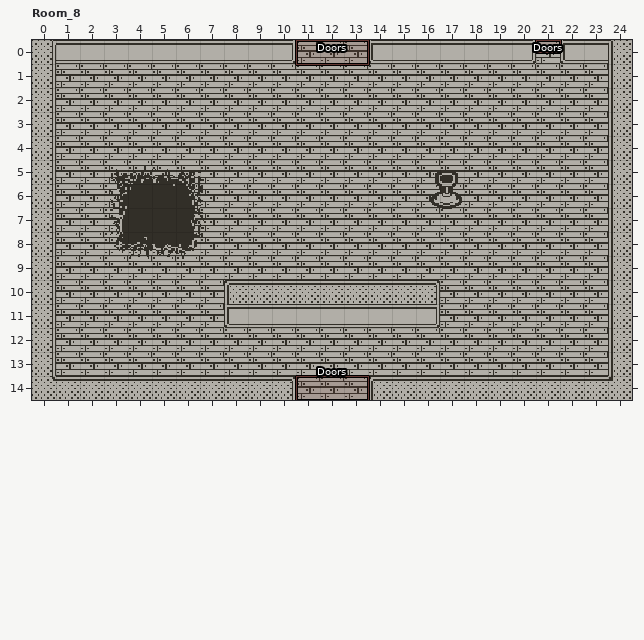
LDtk project -- LDTK/DPplaydate.ldtk. The picture above was drawn from the file before the commit.
Cells are 16x16 px. Shown: Room_8 x 0..24, y 0..14. The commit also changed other parts of the map, which this record leaves out.
The result:
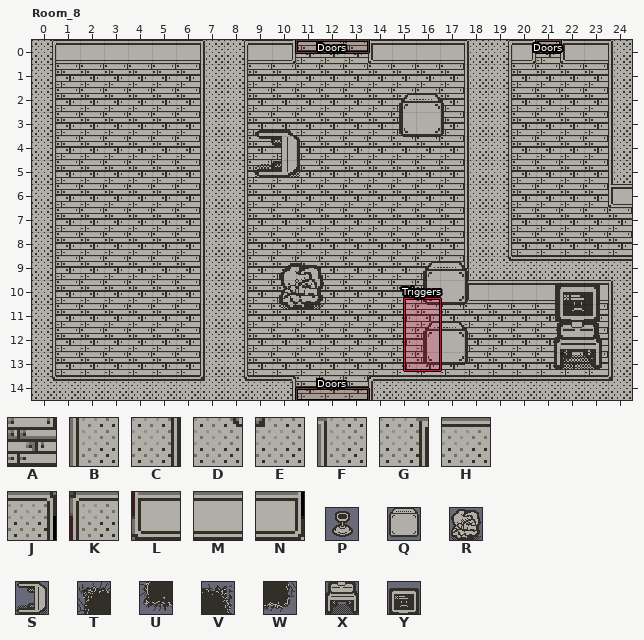
Key: from "BGTilemap": A 5, B 7, C 9, D 10, E 11, F 14, G 15, H 20, J 22, K 23, L 41, M 42, N 43; from "Items": P 3; from "Props": Q 2, R 3, S 6, T 23, U 25, V 29, W 31, X 35, Y 42.
_ is an empty cell.
Objects are placed by their top-left corner, in cells (3,4 is the top-left corner of cell 3,4); size is 1x1 cell unless given.
Change:
Layer "BGTilemap":
Tile B becomes tile A in rows 7 to 8 at x 24.
Tile H becomes tile A in row 10 at x 9 to 15.
Tile J becomes tile A in row 10 at x 16.
Tile M becomes tile A in row 11 at x 9 to 15.
Tile N becomes tile A in row 11 at x 16.
Tile A becomes tile B in rows 1 to 9 at x 7 and 18; in rows 10 to 13 at x 7.
Tile A becomes tile C in rows 1 to 8 at x 8 and 19; in row 9 at x 8; in rows 12 to 13 at x 8.
Tile K becomes tile C in row 10 at x 8.
Tile L becomes tile C in row 11 at x 8.
Tile A becomes tile D in row 9 at x 19.
Tile H becomes tile D in row 14 at x 8.
Tile H becomes tile E in row 14 at x 7.
Tile M becomes tile F in row 0 at x 7 and 18.
Tile M becomes tile G in row 0 at x 8 and 19.
Tile A becomes tile H in row 9 at x 20 to 23.
Tile B becomes tile H in row 9 at x 24.
Tile A becomes tile L in row 10 at x 18.
Tile B becomes tile L in row 6 at x 24.
Tile A becomes tile M in row 10 at x 19 to 23.
Layer "Props":
A new object: X "PcBase2" at 21.8,11.8 size 2x2.
A new object: Y "PcSiriSad" at 21.8,9.8 size 2x2.
A new object: S "FellTable" at 9.2,3.8 size 2x2.
A new object: R "Trash" at 10.2,9.2 size 2x2.
A new object: Q "Box" at 15.2,2.2 size 2x2.
A new object: Q "Box" at 16.2,9.2 size 2x2.
A new object: Q "Box" at 16.2,11.8 size 2x2.
Layer "Items":
Object P "Plunger" at 16.2,5.2 size 2x2 is removed.
Layer "Triggers":
A new object: "Triggers" rectangle at 15.5,10.8 size 1.5x3.
Layer "Holes":
Object V "HoleTopRight" at 5.2,5.2 size 2x2 is removed.
Object W "HoleBottomRight" at 5.2,7.2 size 2x2 is removed.
Object U "HoleBottomLeft" at 3.2,7.2 size 2x2 is removed.
Object T "HoleTopLeft" at 3.2,5.2 size 2x2 is removed.
Layer "Doors":
Object "Doors" rectangle at 11,14 size 3x1 becomes "Doors" rectangle at 11,14.5 size 3x0.5.
Object "Doors" rectangle at 11,0 size 3x1 becomes "Doors" rectangle at 11,0 size 3x0.5.
